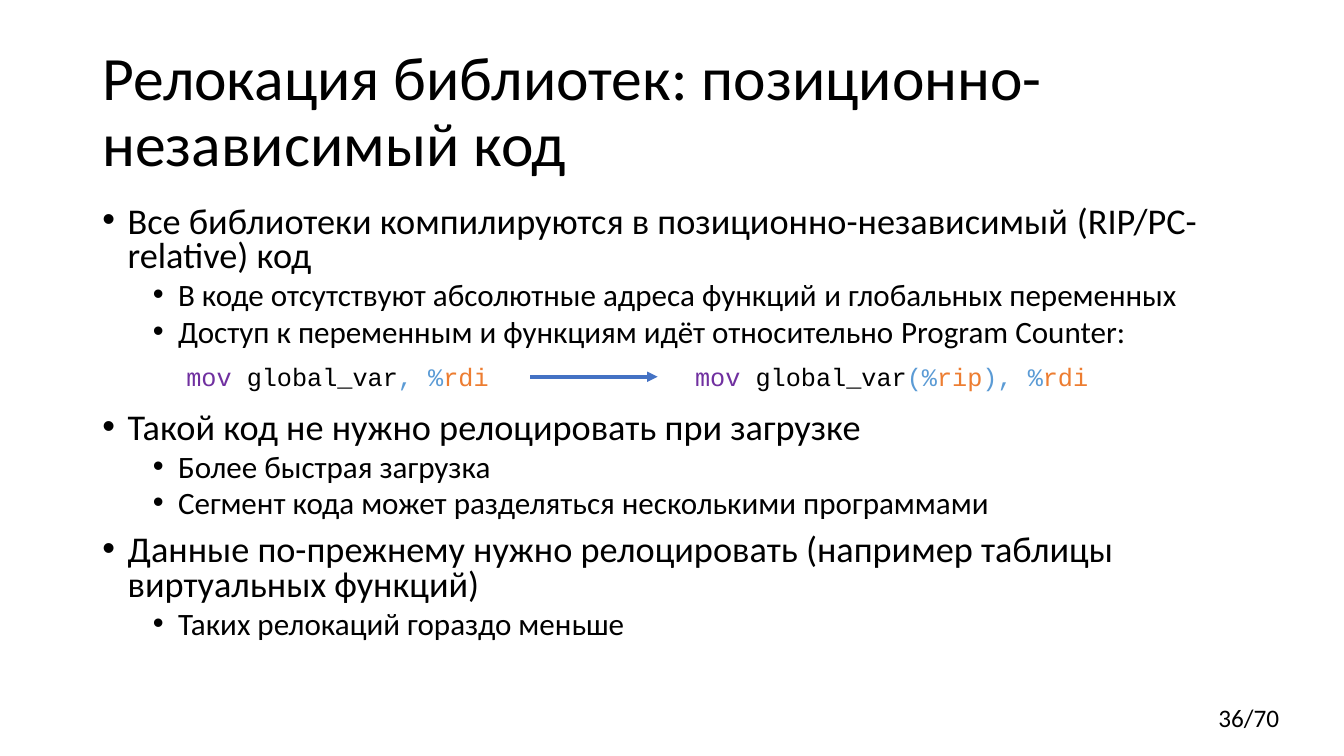
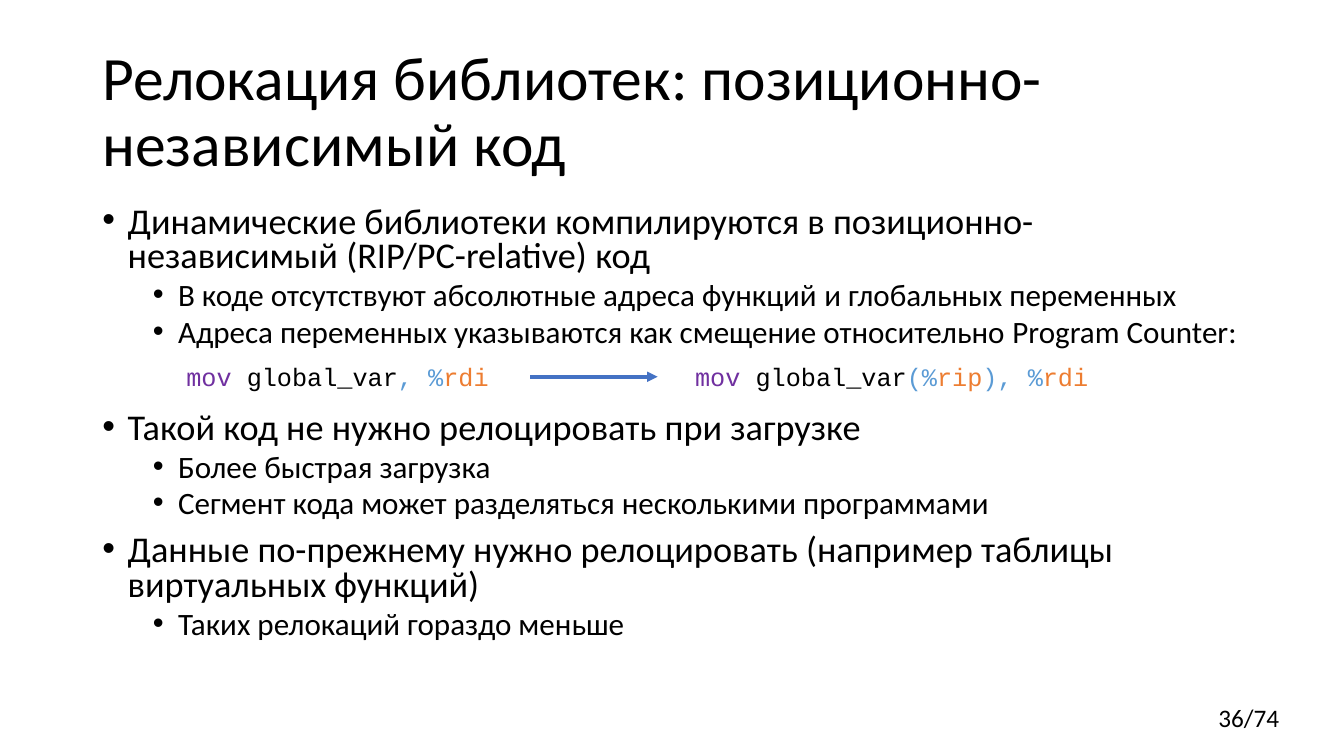
Before and after one commit to yugr/CppRussia, a slide deck: slide 36 of 2024/RU.pptx. Drawn at 1344x756 pixels with LibreOffice and Linux fonts; fonts in the diff are those of the drawing. Boxes give left, top, right and bottom in pixels: in the first picture for what was removed or moved away, otherwise in the second. Text is boxed around its words. In the diff, an @@ line names an element or a change of style, - is before the commit and + after.

Commit message:
Minor fixes.

```diff
--- a/2024/RU.pptx
+++ b/2024/RU.pptx
@@ text at (128, 209, 1033, 274): text changed @@
-• Все библиотеки компилируются в позиционно-независимый (RIP/PC-relative) код
+• Динамические библиотеки компилируются в позиционно-независимый (RIP/PC-relative) код
@@ text at (178, 323, 1237, 349): text changed @@
-  • Доступ к переменным и функциям идёт относительно Program Counter:
+  • Адреса переменных указываются как смещение относительно Program Counter:
@@ page number at (1218, 709, 1279, 728): text changed @@
-36/70
+36/74
```
Also in this commit, not shown: 5 other slides changed.
